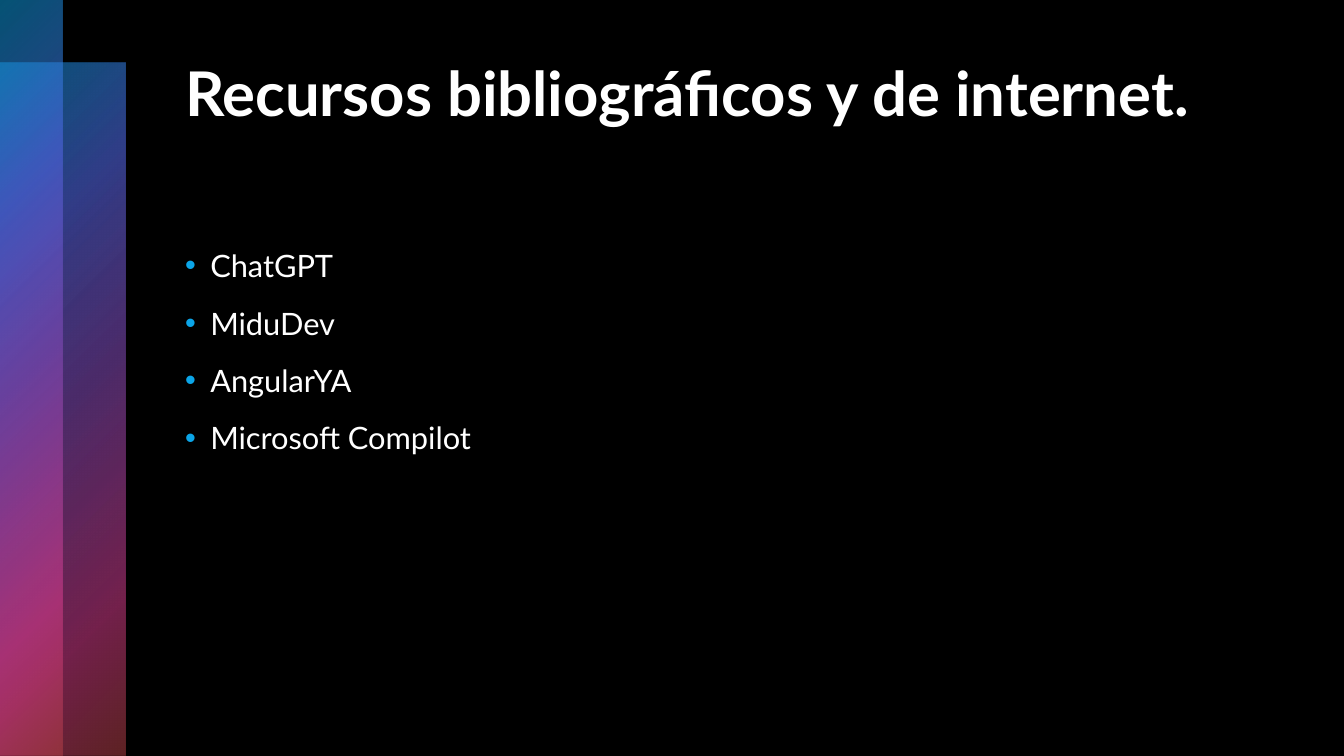
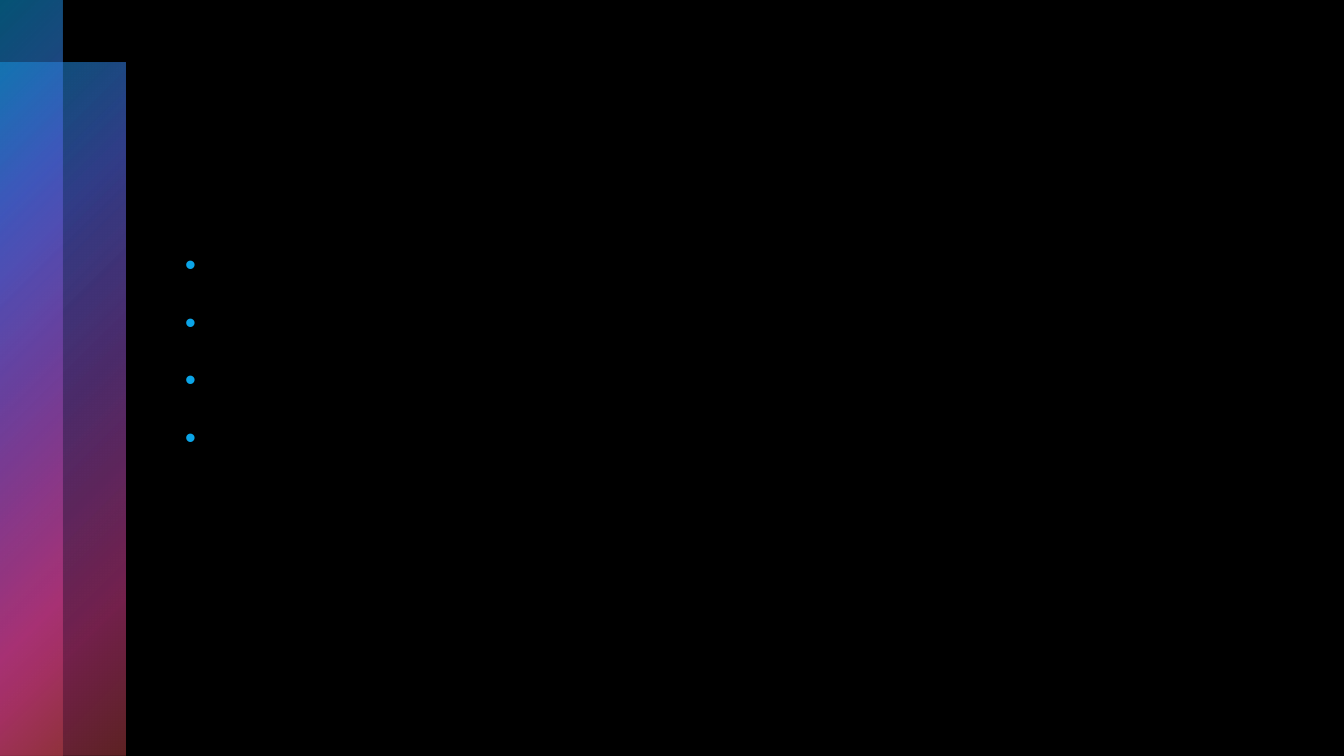
Before and after one commit to Neoarmadam/Proyecto_Final_DAW, a slide deck: slide 9 of Presentación.pptx. Drawn at 1344x756 pixels with LibreOffice and Linux fonts; fonts in the diff are those of the drawing. Boxes give left, top, right and bottom in pixels: in the first picture for what was removed or moved away, otherwise in the second. Text is boxed around its words. In the diff, an @@ line names an element or a change of style, - is before the commit and + after.

```diff
--- a/Presentación.pptx
+++ b/Presentación.pptx
@@ title removed at [185, 70, 1188, 127] @@
-Recursos bibliográficos y de internet.
@@ text removed at [210, 254, 471, 455] @@
-• ChatGPT
-• MiduDev
-• AngularYA
-• Microsoft Compilot
```
Also in this commit, not shown: 8 other slides changed, 1 slide added, 1 slide removed, 1 other file.
